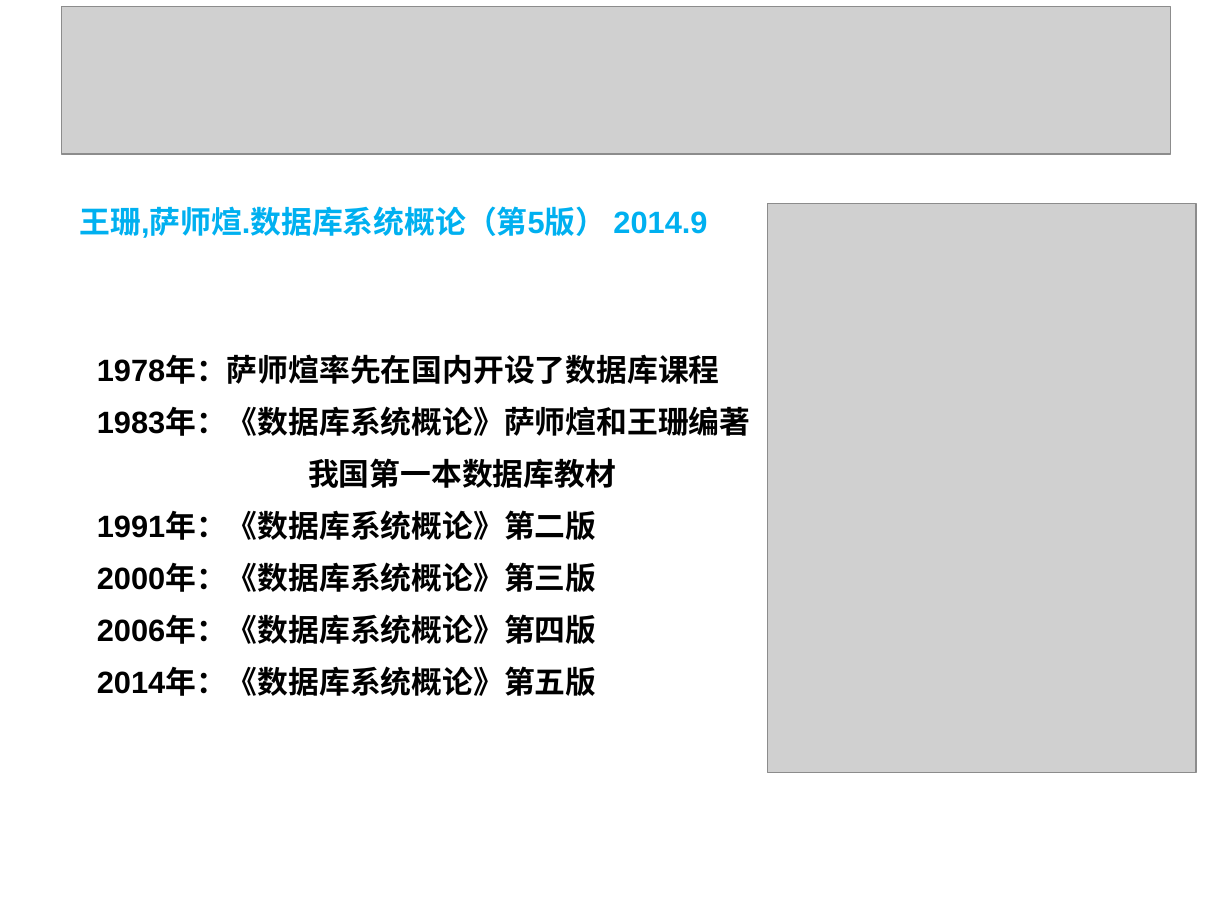
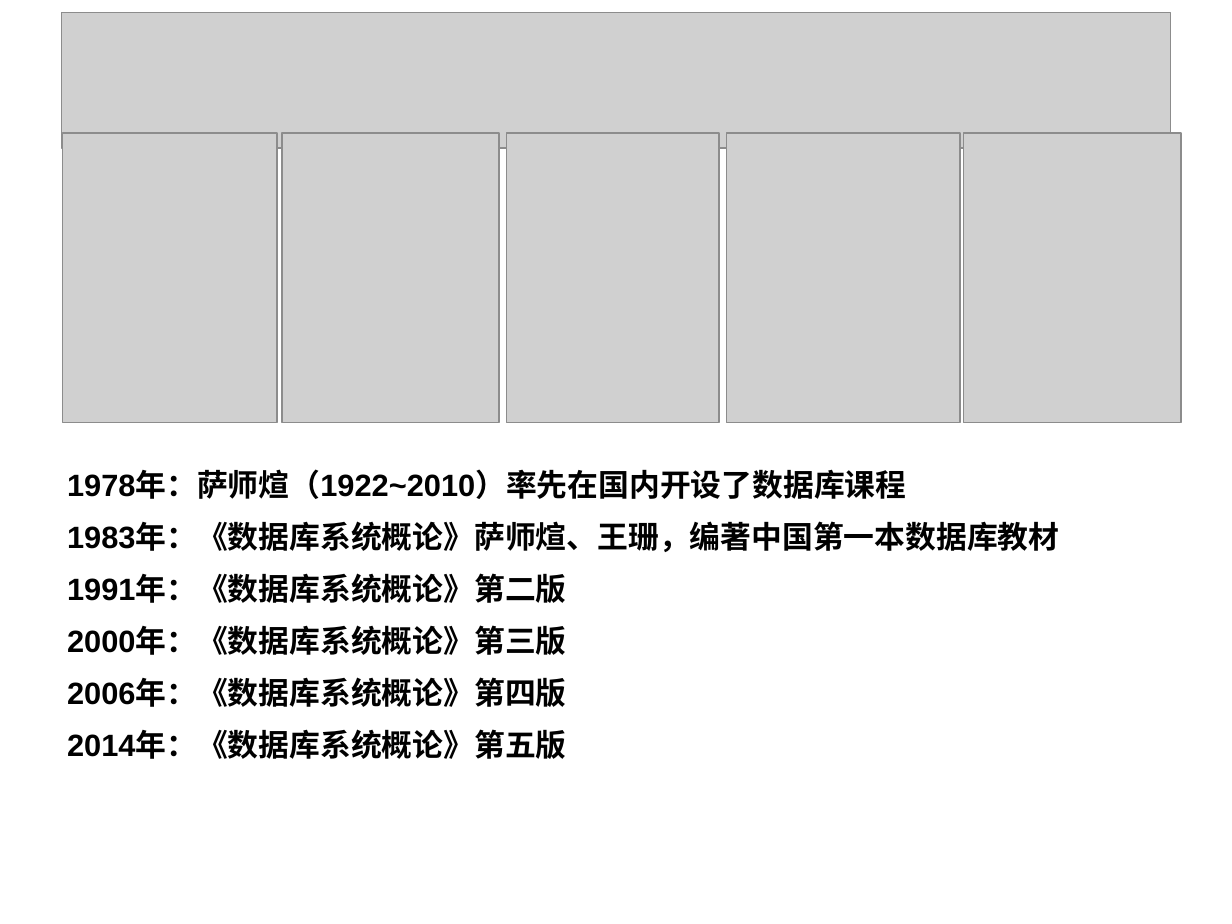
Before and after one commit to HBU/DataBase, a slide deck: slide 6 of PPT/DB第01章.ppt. Drawn at 1232x924 pixels with LibreOffice and Linux fonts; fonts in the diff are those of the drawing; grey boxes stand for pictures; background and template pictures are left out. Boxes give left, top, right and bottom in pixels: in the first picture for what was removed or moved away, otherwise in the second. Text is boxed around its words. In the diff, an @@ line names an element or a change of style, - is before the commit and + after.

Commit message:
修改第一章部分内容

```diff
--- a/PPT/DB第01章.ppt
+++ b/PPT/DB第01章.ppt
@@ picture: place and size @@
-picture at box(62, 6, 1170, 154)
+picture at box(62, 12, 1170, 148)
@@ group added at box(63, 133, 961, 423): 4 pictures @@
@@ picture: place and size @@
-picture at box(768, 203, 1196, 772)
+picture at box(963, 133, 1181, 423)
@@ text removed at box(79, 206, 707, 238) @@
-王珊,萨师煊.数据库系统概论（第5版） 2014.9
@@ text "1978年：萨师煊（1922~2010）率先在国内开设了数据库课程": place and size @@
-text "1978年：萨师煊（1922~2010）率先在国内开设了数据库课程" at box(97, 357, 751, 696)
+text "1978年：萨师煊（1922~2010）率先在国内开设了数据库课程" at box(67, 471, 1060, 759)
@@ text at box(67, 471, 1060, 552): text changed @@
-1978年：萨师煊率先在国内开设了数据库课程
-1983年：《数据库系统概论》萨师煊和王珊编著
-我国第一本数据库教材
+1978年：萨师煊（1922~2010）率先在国内开设了数据库课程
+1983年：《数据库系统概论》萨师煊、王珊，编著中国第一本数据库教材
```
Also in this commit, not shown: 13 other slides changed.
